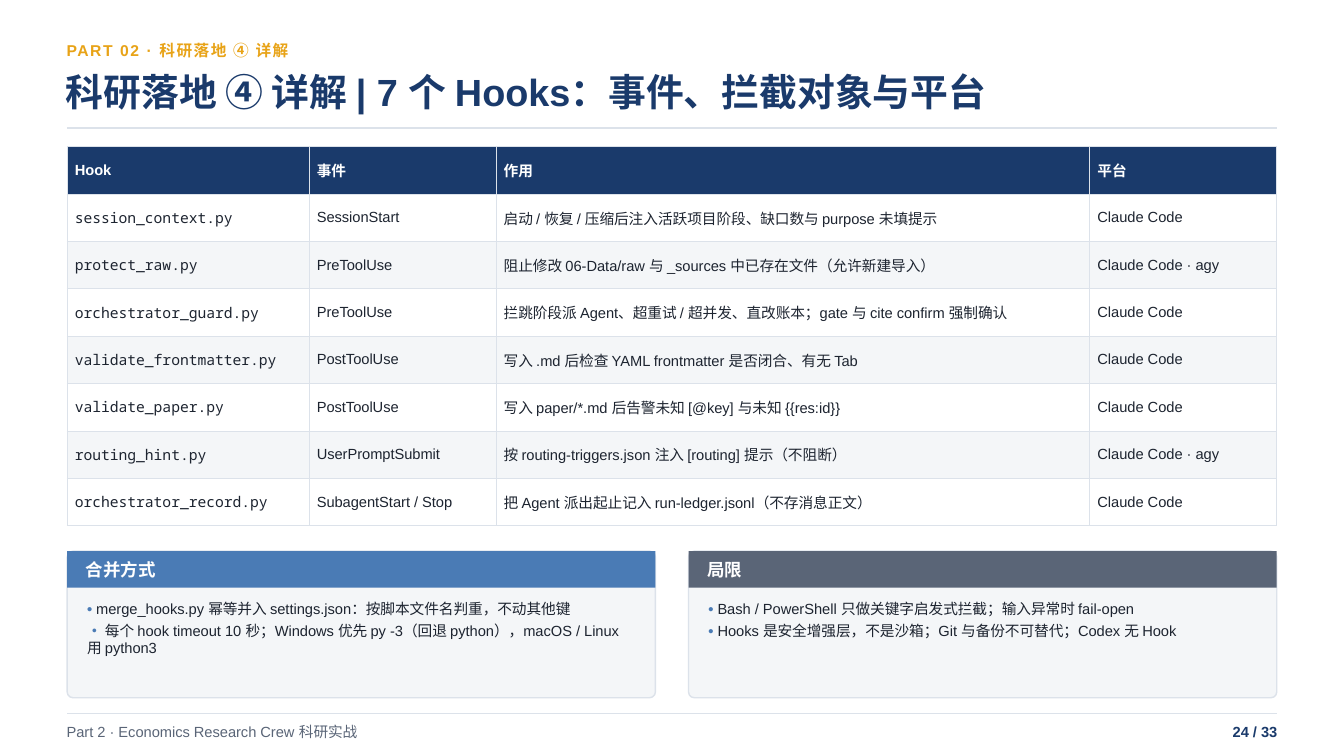
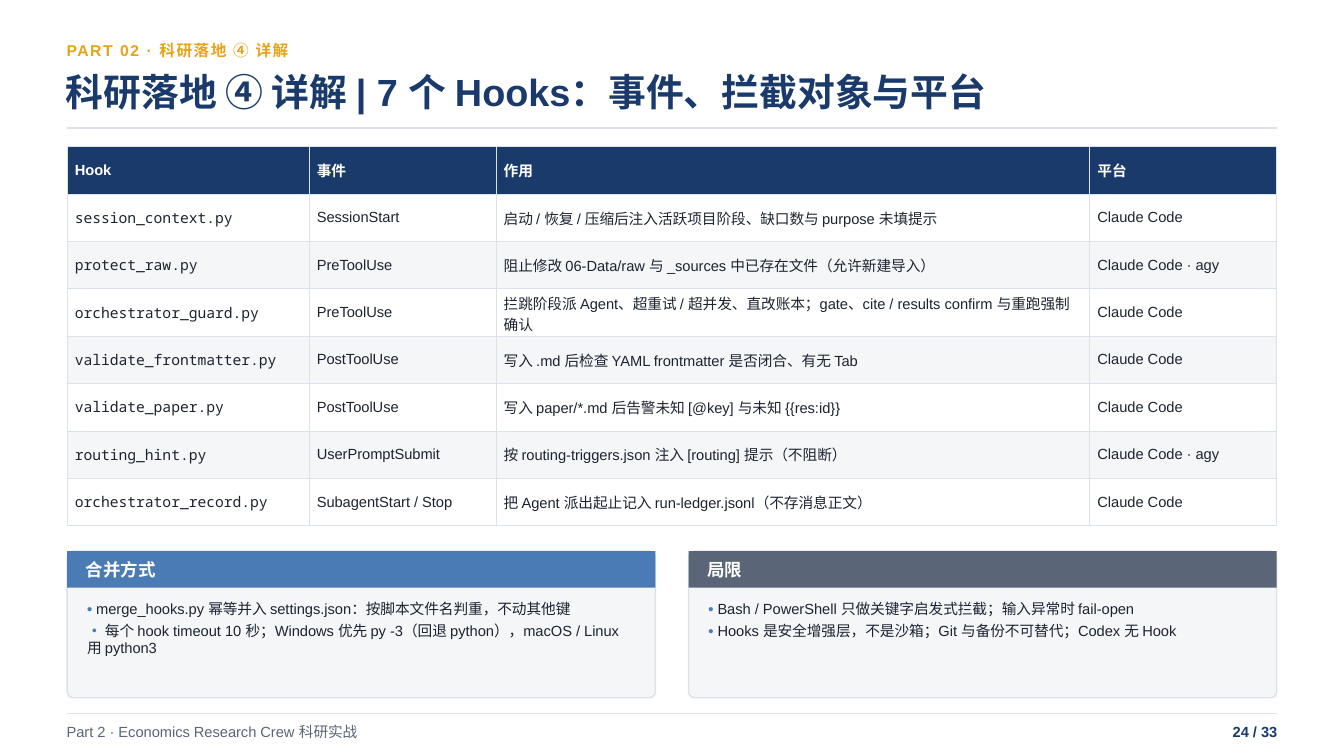
Before and after one commit to shjzzzz/Economics-Research-Crew, a slide deck: slide 24 of Claude_Code_基础与_Economics_Research_Crew_实战.pptx. Drawn at 1344x756 pixels with LibreOffice and Linux fonts; fonts in the diff are those of the drawing. Boxes give left, top, right and bottom in pixels: in the first picture for what was removed or moved away, otherwise in the second. Text is boxed around its words. In the diff, an @@ line names an element or a change of style, - is before the commit and + after.

```diff
--- a/Claude_Code_基础与_Economics_Research_Crew_实战.pptx
+++ b/Claude_Code_基础与_Economics_Research_Crew_实战.pptx
@@ table at (68,146,1276,525) @@
-row 4, column 3: 拦跳阶段派 Agent、超重试 / 超并发、直改账本；gate 与 cite confirm 强制确认
+row 4, column 3: 拦跳阶段派 Agent、超重试 / 超并发、直改账本；gate、cite / results confirm 与重跑强制确认
```
Also in this commit, not shown: 4 other slides changed.
